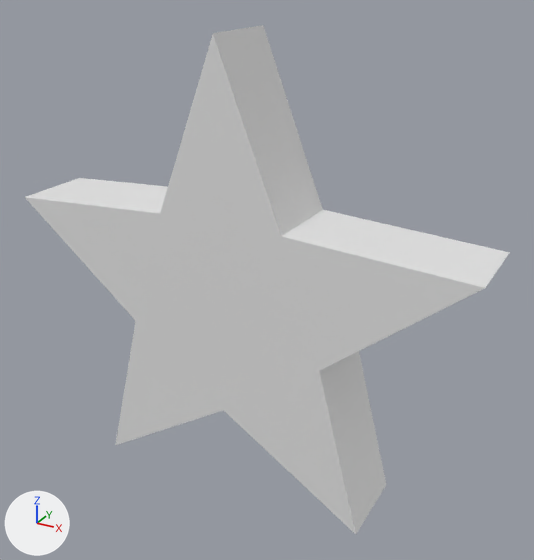
What one commit did to the glTF model assets/models/items/mana_star.glb.
Both versions are drawn from a 50 mm lens placed at (0.204, -0.341, 0.334), pointed at (0.013, 0.006, 0.161). Arrows for +X, +Y and +Z are at lower left; the lights stay in place. The picture after the commit comes second. Vertices at exactly the same position are counted once.

In view in the first picture: 'mana_star_v0'.
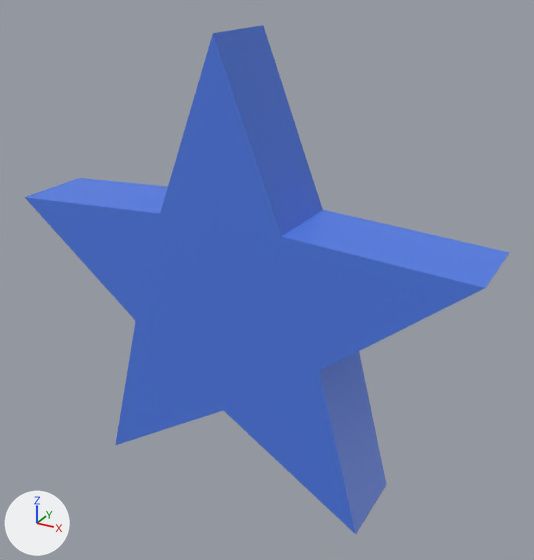
What changed in the scene script:
```text
Change me_mana_star_v0:
    where me_mana_star_v0.from_pydata(...)  # 20 vertices, 36 faces; spans x -0.143..0.143, y -0.025..0.025, z 0.029..0.3
    used by ob_mana_star_v0; location = (0.0, 0.0, 0.0)
    me_mana_star_v0 part 1: 36 faces centred in x -0.116..0.116, y -0.025..0.025, z 0.047..0.268 are repainted in the vertex colours; the middle colour goes from white #ffffff to blue #5a8aff
```

Where the change shows, as pixel boxes (x1, y1, x2, y2) in the pictures (534 x 560 px):
part 1 of me_mana_star_v0, recoloured (white to blue)
    both: (25, 25, 510, 534)
